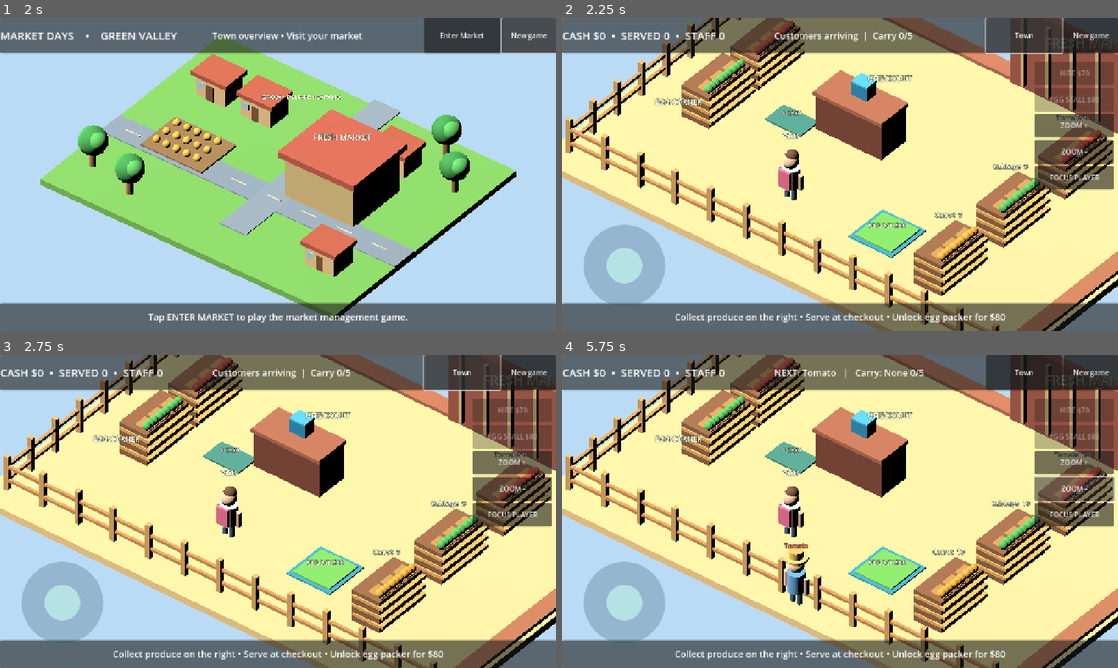
Above: before the commit, frames 1-4 (two rows, left to right).
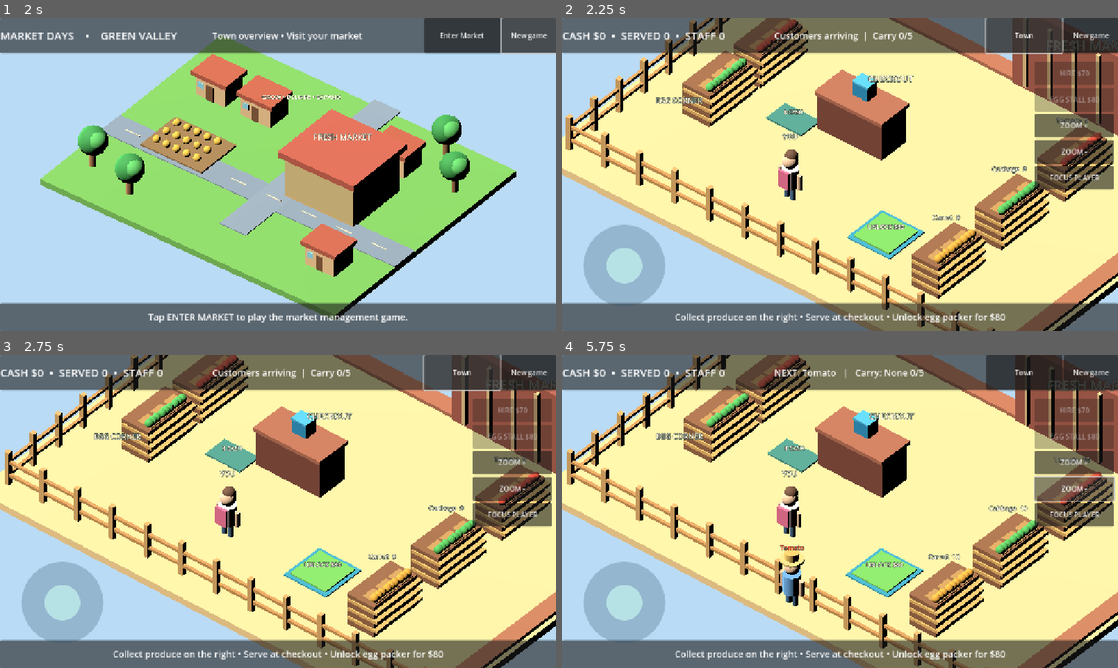
Above: after the commit, the same moments.

Repository: challaharshavardhan/BusinessWorld
Game: Godot game, scene res://main.tscn
The game is run twice, just before and just after one commit, with the same random seed, the same clock (stepped at 60 frames per second) and the same inputs.
Inputs:
- Up to frame 1 (2 s): click "New game" at 0.5 s; click "New game" at 1.25 s
- Up to frame 2 (2.25 s): click "Enter Market" at 2 s
- Up to frame 3 (2.75 s): no input
- Up to frame 4 (5.75 s): click "Town" at 2.75 s; click "Enter Market" at 3.5 s; click "ZOOM +" at 4.25 s; click "ZOOM -" at 5 s

Frame 1 is identical in both runs. In frame 2, 12% of the frame differs, in the area x 0-100%, y 0-100%; in frame 3, 17%; in frame 4, 18%.

Commit message:
Make hired workers serve customers and persist staff, egg stall, camera zoom

Diff:
--- a/scripts/market_days.gd
+++ b/scripts/market_days.gd
@@ -503,6 +503,9 @@
 func _process(delta: float) -> void:
     if play_mode != "market":
         return
+    game_clock += delta
+    worker_clock += delta
+    _frame_market_camera(delta)
     customer_timer += delta
     action_timer += delta
     stock_timer += delta
@@ -522,6 +525,14 @@
         player.position.x = clampf(player.position.x, -9.7, 9.7)
         player.position.z = clampf(player.position.z, -6.2, 6.2)
         player.rotation.y = lerp_angle(player.rotation.y, atan2(movement.x, movement.z), minf(delta * 11.0, 1.0))
+    for i in range(workers.size()):
+        var staff: Node3D = workers[i]
+        var cycle := (sin(game_clock * 1.2 + float(i) * 1.7) + 1.0) * 0.5
+        var pickup: Vector3 = shelf_pos[i % 3] + Vector3(-1.5, 0, 0)
+        staff.position = pickup.lerp(Vector3(-1.5, 0, 1.0), cycle)
+    if workers_hired > 0 and worker_clock >= maxf(2.0, 6.0 / float(workers_hired)):
+        worker_clock = 0.0
+        _worker_service()
     if stock_timer >= 2.5:
         stock_timer = 0.0
         for i in range(4):
@@ -535,13 +546,7 @@
 
 func _try_interact() -> void:
     if not machine_unlocked and player.position.distance_to(Vector3(2.5, 0, 3.5)) < 1.5 and cash >= 80:
-        cash -= 80
-        machine_unlocked = true
-        shelf_stock[3] = 9
-        unlock_pad.visible = true
-        _say("Egg packer unlocked! New orders are arriving.")
-        _update_shelf_labels()
-        _save_game()
+        _unlock_eggs()
         return
     if carry_count > 0:
         for i in range(4):
@@ -630,6 +635,8 @@
     var stored := {
         "cash": cash, "sales": sales, "served": served,
         "machine_unlocked": machine_unlocked,
+        "workers_hired": workers_hired,
+        "camera_zoom_size": camera_zoom_size,
         "carry_type": carry_type, "carry_count": carry_count,
         "stock": shelf_stock,
         "player_x": player.position.x if player != null else -2.0,
@@ -651,6 +658,8 @@
         sales = maxi(0, int(data.get("sales", 0)))
         served = maxi(0, int(data.get("served", 0)))
         machine_unlocked = bool(data.get("machine_unlocked", false))
+        workers_hired = clampi(int(data.get("workers_hired", 0)), 0, 3)
+        camera_zoom_size = clampf(float(data.get("camera_zoom_size", 12.5)), 7.5, 22.0)
         carry_type = clampi(int(data.get("carry_type", -1)), -1, 3)
         carry_count = clampi(int(data.get("carry_count", 0)), 0, capacity)
         saved_player_position = Vector3(float(data.get("player_x", -2.0)), 0, float(data.get("player_z", 4.0)))
@@ -664,6 +673,14 @@
     served = 0
     sales = 0
     machine_unlocked = false
+    workers_hired = 0
+    worker_clock = 0.0
+    game_clock = 0.0
+    for staff in workers:
+        if is_instance_valid(staff):
+            staff.queue_free()
+    workers.clear()
+    camera_zoom_size = 12.5
     carry_type = -1
     carry_count = 0
     shelf_stock = [9, 9, 9, 0]
